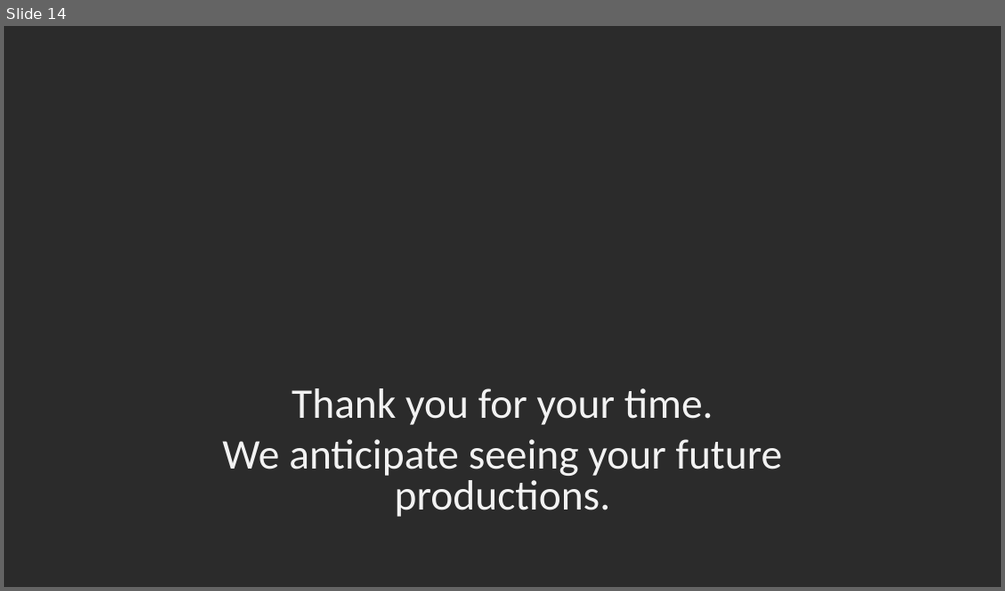
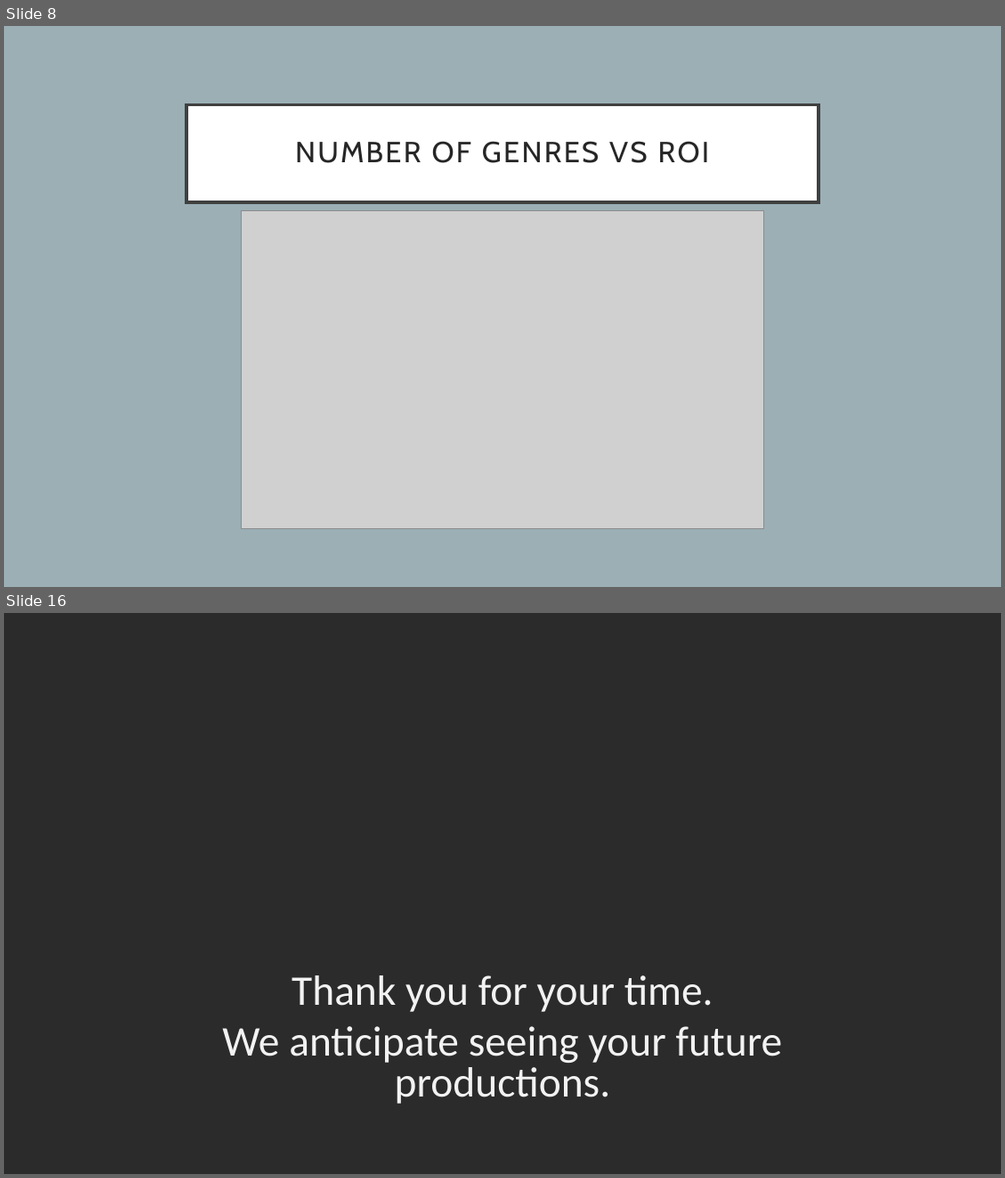
Before and after one commit to conlpate/dsc-mod-1-project-v2-1-onl01-dtsc-pt-052620, a slide deck: Presentation.pptx. Shown one above the other, each under a label of ours: slide 14 before the commit, slides 8 and 16 after it; the slides between them are not shown. The pictures are 1005x591 and 1005x1178 pixels, drawn with LibreOffice and Linux fonts; fonts in the diff are those of the drawing; grey boxes stand for pictures; background and template pictures are left out; a plain dark background stands for a picture behind light text. Boxes give left, top, right and bottom in pixels: in the first picture for what was removed or moved away, otherwise in the second. Text is boxed around its words. In the diff, an @@ line names an element or a change of style, - is before the commit and + after.

```diff
--- a/Presentation.pptx
+++ b/Presentation.pptx
@@ slide 8 added at (4, 26, 1001, 587), background #9BAFB5 @@
@@ rectangle added at (186, 104, 818, 201), fill #FFFFFF, outline #404040 3 pt, 28 pt, text #262626 @@
+NUMBER OF GENRES VS ROI
@@ picture added at (242, 211, 764, 529) @@
@@ what was slide 14 is now slide 16 @@
```
Also in this commit, not shown: 3 slides changed, 9 other slides added, 8 slides removed, 11 other files.
